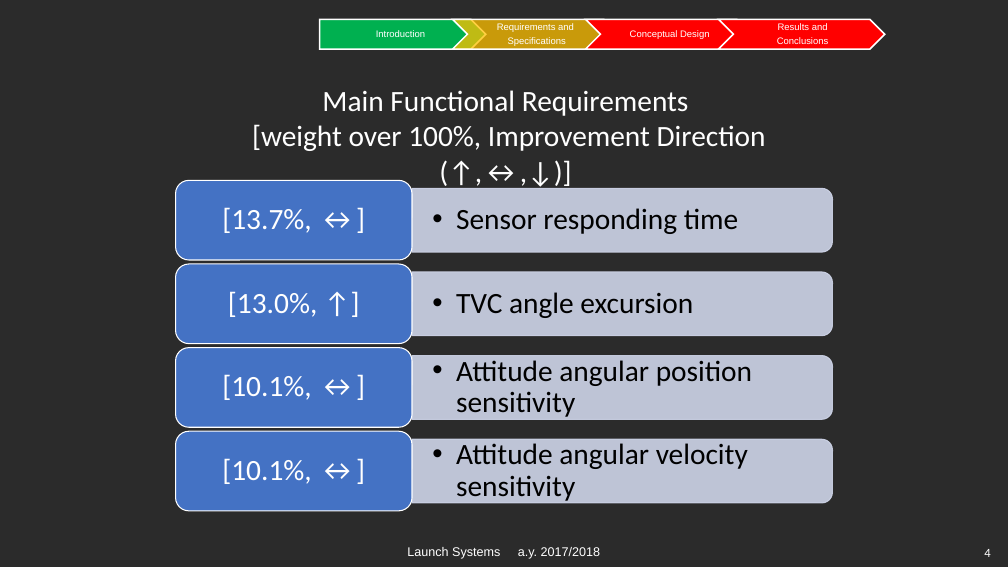
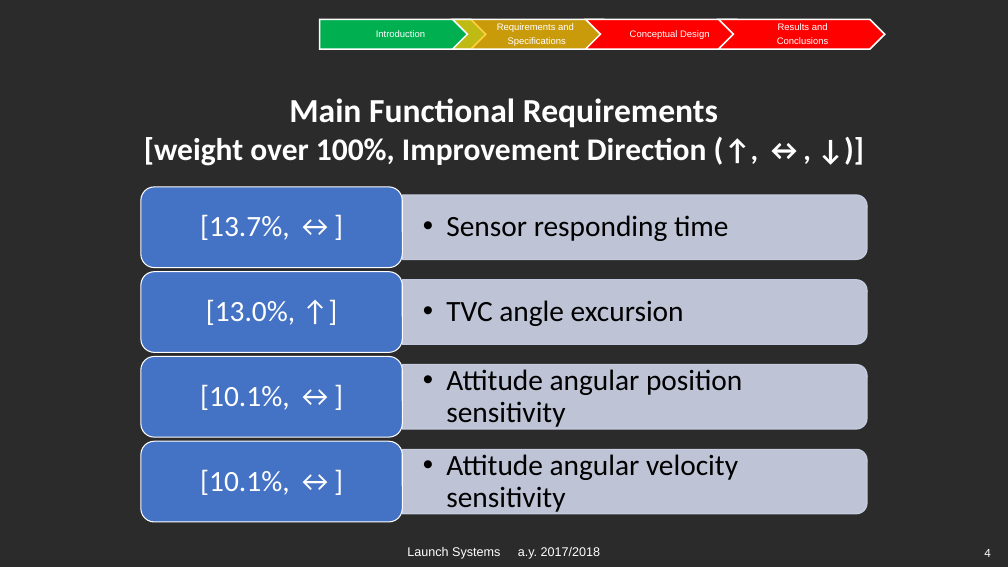
Before and after one commit to aeroanselm/Imbalance_project, a slide deck: slide 4 of Report/Ariane_5_ECA_Imbalance.pptx. Drawn at 1008x567 pixels with LibreOffice and Linux fonts; fonts in the diff are those of the drawing; background and template pictures are left out; a plain dark background stands for a picture behind light text. Boxes give left, top, right and bottom in pixels: in the first picture for what was removed or moved away, otherwise in the second. Text is boxed around its words. In the diff, an @@ line names an element or a change of style, - is before the commit and + after.

```diff
--- a/Report/Ariane_5_ECA_Imbalance.pptx
+++ b/Report/Ariane_5_ECA_Imbalance.pptx
@@ text "Main Functional Requirements": place and size @@
-text "Main Functional Requirements" at (252,90,766,151)
+text "Main Functional Requirements" at (144,98,718,166)
@@ text at (289,98,718,128): size 28 to 32 pt, bold on in "Main Functional Requirements" @@
@@ text at (144,137,707,166): text changed; size 28 to 30 pt; bold on @@
-[weight over 100%, Improvement Direction (↑,↔,↓)]
+[weight over 100%, Improvement Direction (↑, ↔, ↓)]
@@ rounded rectangle: place and size @@
-rounded rectangle at (175,181,412,260)
+rounded rectangle at (141,187,402,268)
@@ text "[13.7%, ↔]": place and size @@
-text "[13.7%, ↔]" at (222,207,311,233)
+text "[13.7%, ↔]" at (200,214,289,240)
@@ text "Sensor responding time": place and size @@
-text "Sensor responding time" at (456,208,738,234)
+text "Sensor responding time" at (446,215,728,241)
@@ round same rect: place and size @@
-round same rect at (412,188,833,252)
+round same rect at (402,195,867,259)
@@ rounded rectangle: place and size @@
-rounded rectangle at (175,264,412,343)
+rounded rectangle at (141,271,402,352)
@@ text "[13.0%, ↑]": place and size @@
-text "[13.0%, ↑]" at (228,291,317,317)
+text "[13.0%, ↑]" at (206,299,295,325)
@@ text "TVC angle excursion": place and size @@
-text "TVC angle excursion" at (456,292,693,318)
+text "TVC angle excursion" at (446,300,684,326)
@@ round same rect: place and size @@
-round same rect at (412,272,833,336)
+round same rect at (402,280,867,344)
@@ rounded rectangle: place and size @@
-rounded rectangle at (175,348,412,427)
+rounded rectangle at (141,356,402,437)
@@ text "[10.1%, ↔]": place and size @@
-text "[10.1%, ↔]" at (222,374,311,400)
+text "[10.1%, ↔]" at (200,384,289,410)
@@ text "Attitude angular position sensitivity": place and size @@
-text "Attitude angular position sensitivity" at (456,360,752,417)
+text "Attitude angular position sensitivity" at (446,369,742,427)
@@ round same rect: place and size @@
-round same rect at (412,355,833,419)
+round same rect at (402,364,867,429)
@@ rounded rectangle: place and size @@
-rounded rectangle at (175,431,412,510)
+rounded rectangle at (141,442,402,523)
@@ text "[10.1%, ↔]": place and size @@
-text "[10.1%, ↔]" at (222,458,311,484)
+text "[10.1%, ↔]" at (200,469,289,495)
@@ text "Attitude angular velocity sensitivity": place and size @@
-text "Attitude angular velocity sensitivity" at (456,443,748,501)
+text "Attitude angular velocity sensitivity" at (446,454,738,512)
@@ round same rect: place and size @@
-round same rect at (412,439,833,503)
+round same rect at (402,450,867,514)
```
Also in this commit, not shown: 6 other slides changed.
